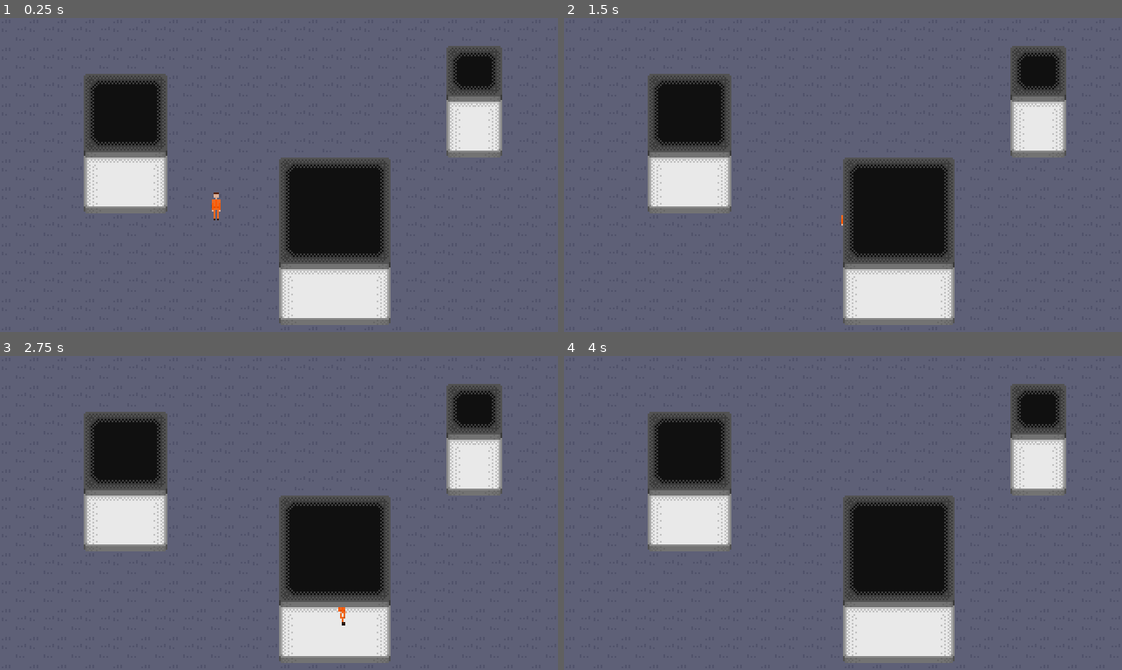
Above: before the commit, frames 1-4 (two rows, left to right).
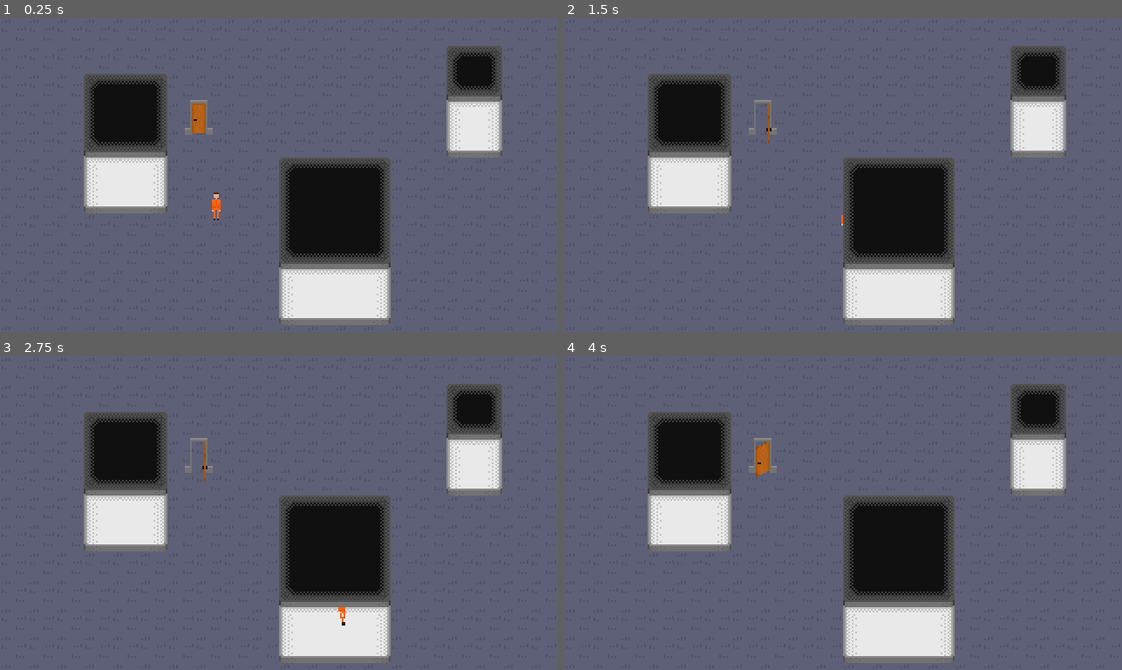
Above: after the commit, the same moments.

Repository: SunixDalsmith/JogoOFC-4.0
Game: Godot game, scene res://Mundo 1.tscn
Same seed, same stepped clock (60 frames per second), same inputs: the game is played once before the commit and once after it.
Inputs:
- Up to frame 1 (0.25 s): no input
- Up to frame 2 (1.5 s): tap Enter at 0.5 s; hold Right (ui_right) 0.53-1.28 s; tap E (Door, bound only after the commit) at 0.6, 1.35 s; hold Down (ui_down) from 1.28 s (still down)
- Up to frame 3 (2.75 s): tap Space at 2 s; release Down (ui_down) at 2.03 s; hold Right (ui_right) from 2.03 s (still down); tap E (Door, bound only after the commit) at 2.1 s
- Up to frame 4 (4 s): release Right (ui_right) at 2.78 s; hold Up (ui_up) 2.78-3.53 s; tap E (Door, bound only after the commit) at 2.85, 3.6 s; tap Enter at 3.5 s; hold Left (ui_left) from 3.53 s (still down)

The runs differ from the first frame. In frame 1, 0.3% of the frame differs, in the area x 33-39%, y 26-37%; in frame 2, less than 0.1%; in frame 3, less than 0.1%; in frame 4, 0.3%.

Commit message:
porta abre no e

Diff:
--- /dev/null
+++ b/Jogo na Godot/Door.gd
@@ -0,0 +1,11 @@
+extends TileMap
+
+
+# Called when the node enters the scene tree for the first time.
+func _ready():
+	pass # Replace with function body.
+
+
+# Called every frame. 'delta' is the elapsed time since the previous frame.
+func _process(delta):
+	pass
--- a/Jogo na Godot/Mundo 1.tscn
+++ b/Jogo na Godot/Mundo 1.tscn
@@ -1,8 +1,9 @@
-[gd_scene load_steps=9 format=3 uid="uid://dac1b8myel206"]
+[gd_scene load_steps=15 format=3 uid="uid://dac1b8myel206"]
 
 [ext_resource type="PackedScene" uid="uid://c00olccp1fnqx" path="res://Jogador/jogador.tscn" id="1_x5g5e"]
 [ext_resource type="Texture2D" uid="uid://dgttg3flea66e" path="res://assets/tiles/carpete.png" id="2_27bvi"]
 [ext_resource type="Texture2D" uid="uid://8jsj06xxpdvf" path="res://assets/wall/parede.png" id="2_35x1y"]
+[ext_resource type="Texture2D" uid="uid://eixfhqjhm7k2" path="res://assets/Door/image.png" id="4_e7aw5"]
 
 [sub_resource type="TileSetAtlasSource" id="TileSetAtlasSource_jrf4w"]
 texture = ExtResource("2_27bvi")
@@ -66,6 +67,77 @@
 [sub_resource type="TileSet" id="TileSet_v5pyb"]
 sources/0 = SubResource("TileSetAtlasSource_w6e0d")
 
+[sub_resource type="GDScript" id="GDScript_4c4fe"]
+script/source = "extends TileMap
+@onready var animation = $AnimationPlayer
+
+func _update():
+	if  Input.is_action_pressed(\"Door\"):
+		animation.play(\"Open_Door\")
+	pass
+# Called when the node enters the scene tree for the first time.
+func _ready():
+	pass # Replace with function body.
+
+
+# Called every frame. 'delta' is the elapsed time since the previous frame.
+func _process(delta):
+	_update()
+	pass
+"
+
+[sub_resource type="Animation" id="Animation_683xh"]
+resource_name = "Open_Door"
+tracks/0/type = "value"
+tracks/0/imported = false
+tracks/0/enabled = true
+tracks/0/path = NodePath("Sprite2D:frame_coords")
+tracks/0/interp = 1
+tracks/0/loop_wrap = true
+tracks/0/keys = {
+"times": PackedFloat32Array(0, 0.2, 0.4),
+"transitions": PackedFloat32Array(1, 1, 1),
+"update": 1,
+"values": [Vector2i(0, 0), Vector2i(1, 0), Vector2i(2, 0)]
+}
+
+[sub_resource type="Animation" id="Animation_bkuy4"]
+length = 0.001
+tracks/0/type = "value"
+tracks/0/imported = false
+tracks/0/enabled = true
+tracks/0/path = NodePath("Sprite2D:frame_coords")
+tracks/0/interp = 1
+tracks/0/loop_wrap = true
+tracks/0/keys = {
+"times": PackedFloat32Array(0),
+"transitions": PackedFloat32Array(1),
+"update": 1,
+"values": [Vector2i(0, 0)]
+}
+
+[sub_resource type="Animation" id="Animation_iq8sa"]
+resource_name = "Close_Door"
+tracks/0/type = "value"
+tracks/0/imported = false
+tracks/0/enabled = true
+tracks/0/path = NodePath("Sprite2D:frame_coords")
+tracks/0/interp = 1
+tracks/0/loop_wrap = true
+tracks/0/keys = {
+"times": PackedFloat32Array(0, 0.2, 0.4),
+"transitions": PackedFloat32Array(1, 1, 1),
+"update": 1,
+"values": [Vector2i(2, 0), Vector2i(1, 0), Vector2i(0, 0)]
+}
+
+[sub_resource type="AnimationLibrary" id="AnimationLibrary_ll675"]
+_data = {
+"Close_Door": SubResource("Animation_iq8sa"),
+"Open_Door": SubResource("Animation_683xh"),
+"RESET": SubResource("Animation_bkuy4")
+}
+
 [node name="Mundo 1" type="Node2D"]
 y_sort_enabled = true
 
@@ -87,3 +159,18 @@
 
 [node name="Player" parent="." instance=ExtResource("1_x5g5e")]
 position = Vector2(570, 312)
+
+[node name="Door" type="TileMap" parent="."]
+texture_filter = 1
+format = 2
+script = SubResource("GDScript_4c4fe")
+
+[node name="Sprite2D" type="Sprite2D" parent="Door"]
+position = Vector2(114, 65)
+texture = ExtResource("4_e7aw5")
+hframes = 3
+
+[node name="AnimationPlayer" type="AnimationPlayer" parent="Door"]
+libraries = {
+"": SubResource("AnimationLibrary_ll675")
+}
--- a/Jogo na Godot/project.godot
+++ b/Jogo na Godot/project.godot
@@ -57,6 +57,11 @@
 , Object(InputEventKey,"resource_local_to_scene":false,"resource_name":"","device":-1,"window_id":0,"alt_pressed":false,"shift_pressed":false,"ctrl_pressed":false,"meta_pressed":false,"pressed":false,"keycode":0,"physical_keycode":83,"key_label":0,"unicode":115,"echo":false,"script":null)
 ]
 }
+Door={
+"deadzone": 0.5,
+"events": [Object(InputEventKey,"resource_local_to_scene":false,"resource_name":"","device":0,"window_id":0,"alt_pressed":false,"shift_pressed":false,"ctrl_pressed":false,"meta_pressed":false,"pressed":false,"keycode":0,"physical_keycode":69,"key_label":0,"unicode":0,"echo":false,"script":null)
+]
+}
 
 [rendering]
 
Binary file added: Jogo na Godot/assets/Door/image.png
Not shown, added: Jogo na Godot/assets/Door/image.png.import
